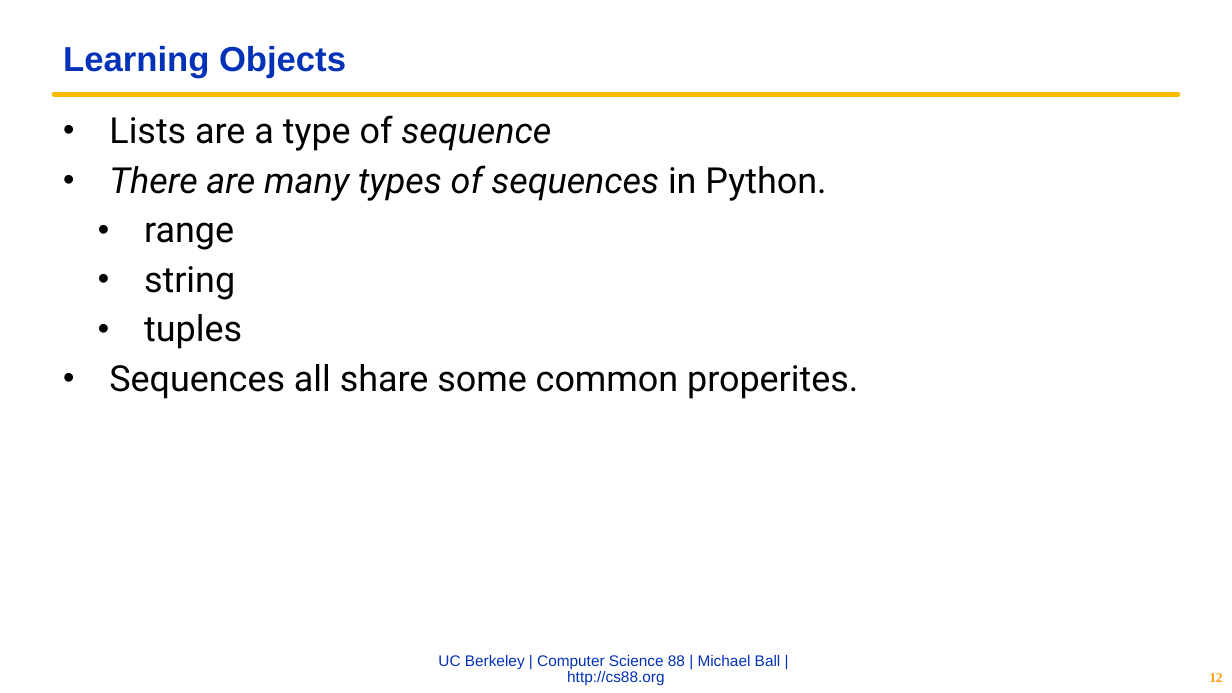
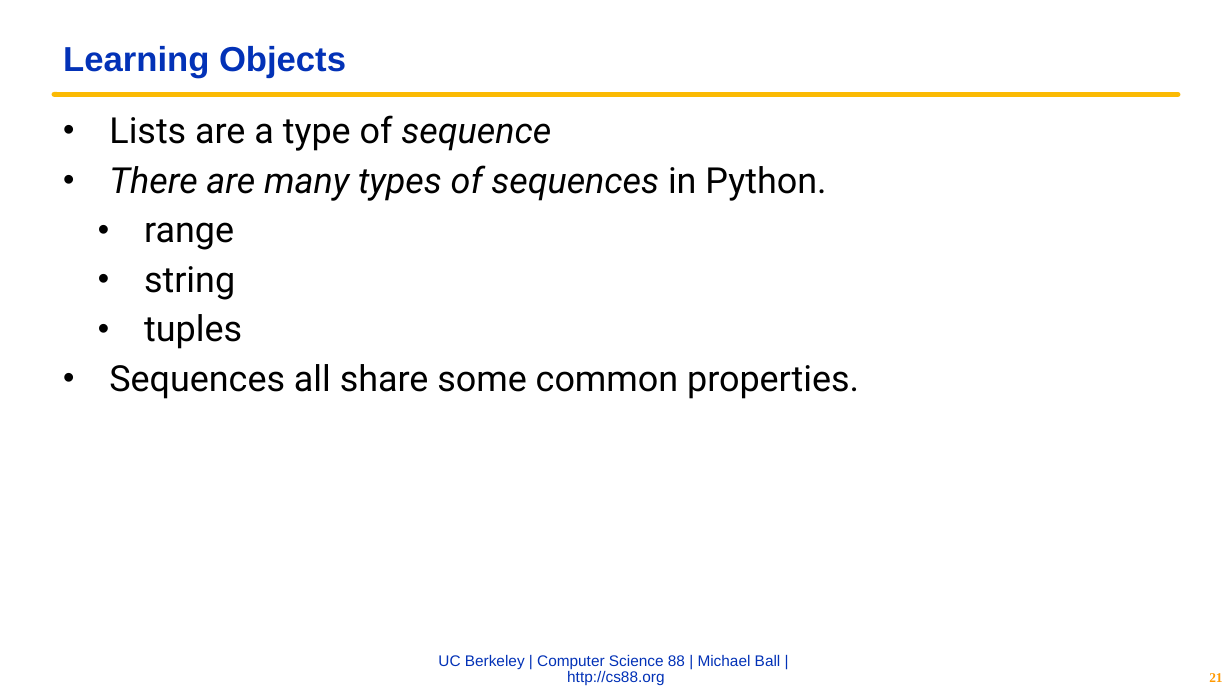
Before and after one commit to cs88-website/fa22, a slide deck: slide 21 of assets/slides/fa22/04-Lists.pptx (slide 12 before the commit). Drawn at 1232x693 pixels with LibreOffice and Linux fonts; fonts in the diff are those of the drawing; background and template pictures are left out. Boxes give left, top, right and bottom in pixels: in the first picture for what was removed or moved away, otherwise in the second. Text is boxed around its words. In the diff, an @@ line names an element or a change of style, - is before the commit and + after.

```diff
--- a/assets/slides/fa22/04-Lists.pptx
+++ b/assets/slides/fa22/04-Lists.pptx
@@ text at bbox=[109, 364, 859, 399]: text changed @@
-• Sequences all share some common properites.
+• Sequences all share some common properties.
@@ page number at bbox=[1209, 673, 1222, 682]: text changed @@
-12
+21
```
Also in this commit, not shown: 9 other slides changed, 6 slides added, 2 slides removed, 4 other files.
